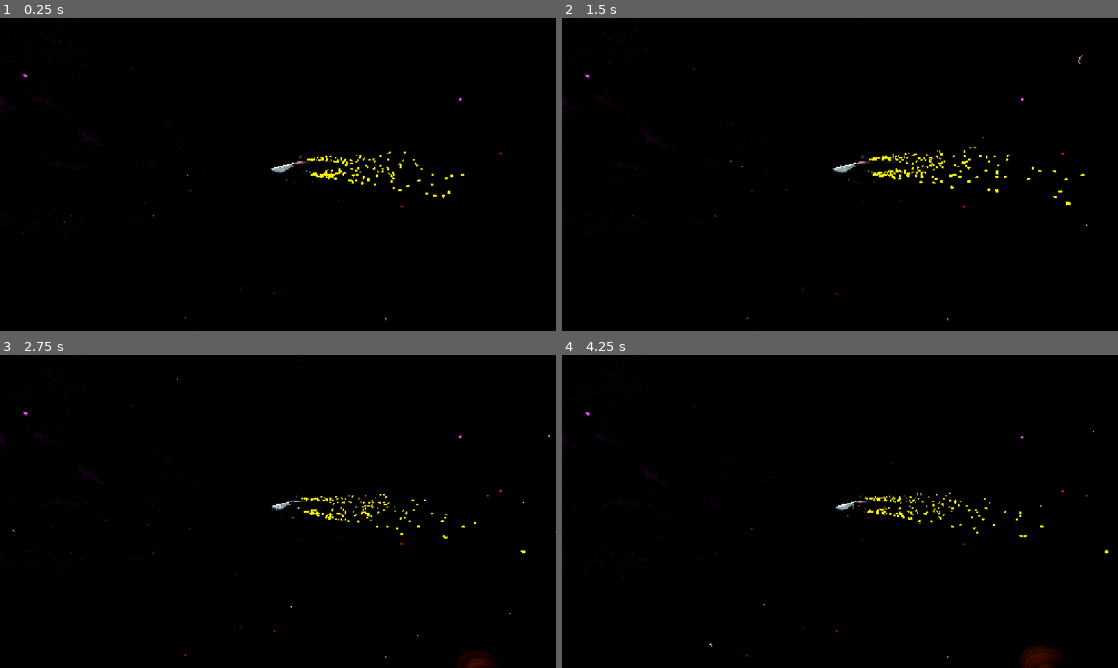
Above: before the commit, frames 1-4 (two rows, left to right).
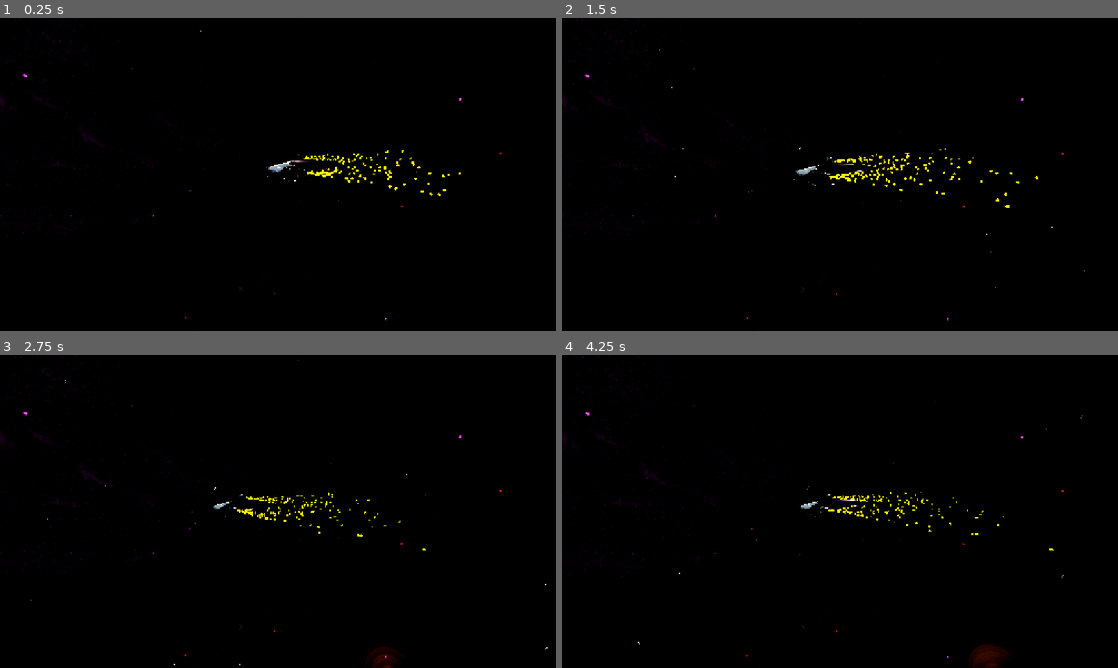
Above: after the commit, the same moments.

Repository: MisterIXI/gmtk25
Game: Godot game, scene res://scenes/levels/end_scene.tscn
The game is run twice, just before and just after one commit, with the same random seed, the same clock (stepped at 60 frames per second) and the same inputs. This scene is started directly instead of the project's main scene.
Inputs (mouse positions are in pixels of both pictures, inside the frame that each line leads up to):
- Up to frame 1 (0.25 s): no input
- Up to frame 2 (1.5 s): tap Enter at 0.5 s; move the mouse to (962, 158) at 0.52 s; hold D (move_right) 0.53-1.25 s; hold E (interact) 0.53-1.25 s; click (962, 158) at 0.67 s; tap Space (jump) at 0.77 s; drag from (728, 190) to (812, 237) at 1.27 s
- Up to frame 3 (2.75 s): move the mouse to (333, 442) at 2.02 s; hold D (move_right) from 2.03 s (still down); tap Mouse wheel down (zoom_out) at 2.1 s
- Up to frame 4 (4.25 s): release D (move_right) at 2.75 s; drag from (812, 574) to (673, 464) at 2.77 s; move the mouse to (1006, 558) at 3.52 s; hold A (move_left) from 3.53 s (still down); tap 1 at 3.6 s; tap Space (jump) at 3.77 s

The runs differ from the first frame. In frame 1, 0.7% of the frame differs, in the area x 11-84%, y 4-66%; in frame 2, 0.9%; in frame 3, 0.9%; in frame 4, 1.3%, in the area x 13-99%, y 19-100%.

Commit message:
hotfix_endscene

Diff:
--- a/scenes/levels/end_scene.tscn
+++ b/scenes/levels/end_scene.tscn
@@ -61,6 +61,21 @@
 [sub_resource type="Curve" id="Curve_inrix"]
 _data = [Vector2(0, 0), 0.0, 0.0, 0, 0, Vector2(0.993421, 1), 0.0, 0.0, 0, 0]
 point_count = 2
+
+[sub_resource type="Animation" id="Animation_sjc1p"]
+length = 0.001
+tracks/0/type = "value"
+tracks/0/imported = false
+tracks/0/enabled = true
+tracks/0/path = NodePath(".:position")
+tracks/0/interp = 1
+tracks/0/loop_wrap = true
+tracks/0/keys = {
+"times": PackedFloat32Array(0),
+"transitions": PackedFloat32Array(1),
+"update": 0,
+"values": [Vector3(0, 0, 0)]
+}
 
 [sub_resource type="Animation" id="Animation_hs6up"]
 resource_name = "flying"
@@ -79,21 +94,6 @@
 "values": [Vector3(0, 0, 0), Vector3(0.33, 0.17, 0), Vector3(0, -0.31, 0), Vector3(0, 0, 0.415), Vector3(0, 0, 0)]
 }
 
-[sub_resource type="Animation" id="Animation_sjc1p"]
-length = 0.001
-tracks/0/type = "value"
-tracks/0/imported = false
-tracks/0/enabled = true
-tracks/0/path = NodePath(".:position")
-tracks/0/interp = 1
-tracks/0/loop_wrap = true
-tracks/0/keys = {
-"times": PackedFloat32Array(0),
-"transitions": PackedFloat32Array(1),
-"update": 0,
-"values": [Vector3(0, 0, 0)]
-}
-
 [sub_resource type="AnimationLibrary" id="AnimationLibrary_nqg4a"]
 _data = {
 &"RESET": SubResource("Animation_sjc1p"),
@@ -135,7 +135,7 @@
 [node name="Camera3D" type="Camera3D" parent="." node_paths=PackedStringArray("target")]
 transform = Transform3D(1, 0, 0, 0, 1, 0, 0, 0, 1, -0.358522, 2.219, -5.48469)
 script = ExtResource("1_0c7tp")
-target = NodePath("../end_craft")
+target = NodePath("../Camera_Target")
 distance = 20.0
 
 [node name="Skybox" type="Node3D" parent="."]
@@ -199,6 +199,8 @@
 autoplay = "flying"
 speed_scale = 5.0
 
+[node name="Camera_Target" type="Node3D" parent="."]
+
 [node name="end_craft" type="Node3D" parent="."]
 
 [node name="robo_chan_model" parent="end_craft" instance=ExtResource("2_0c7tp")]
